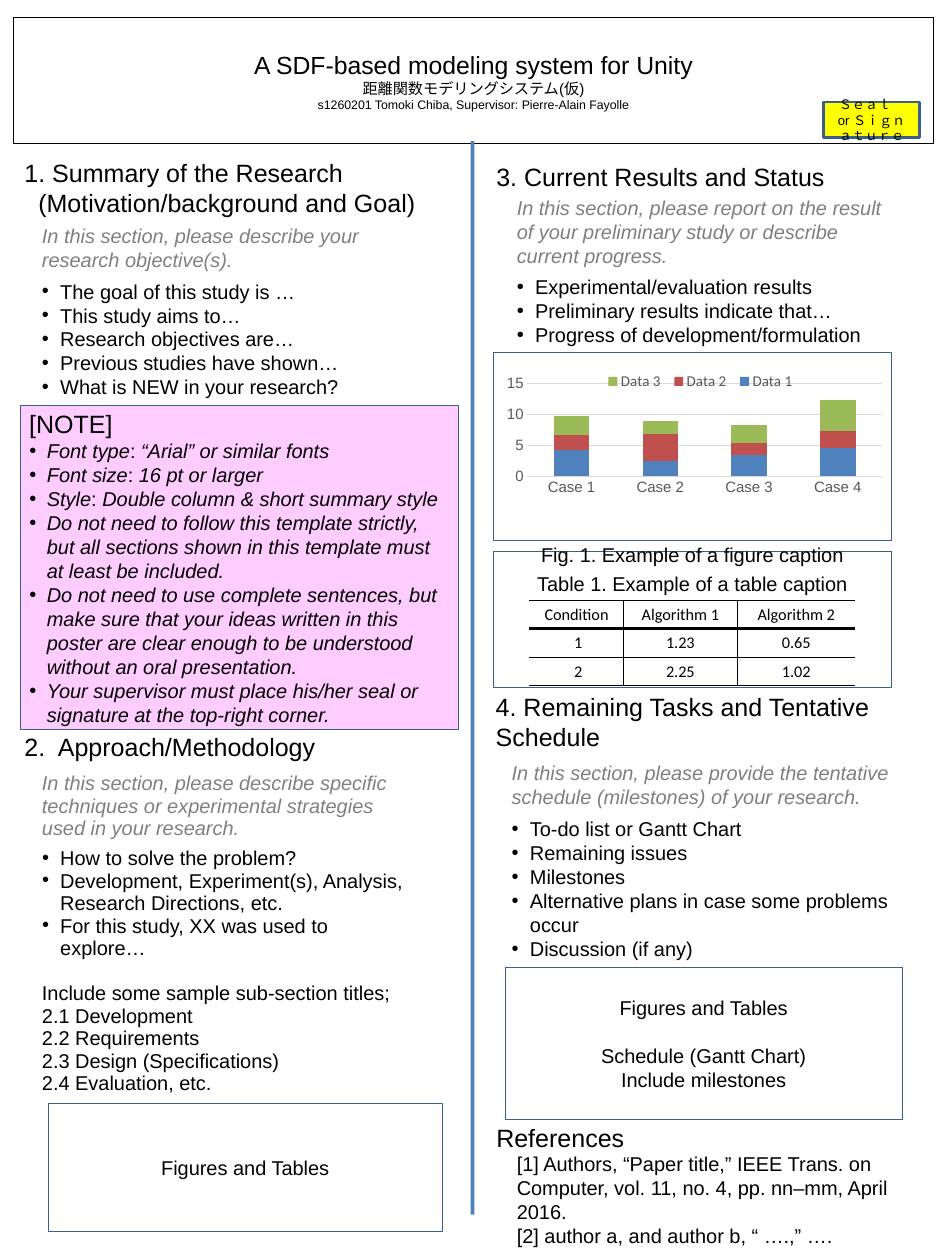
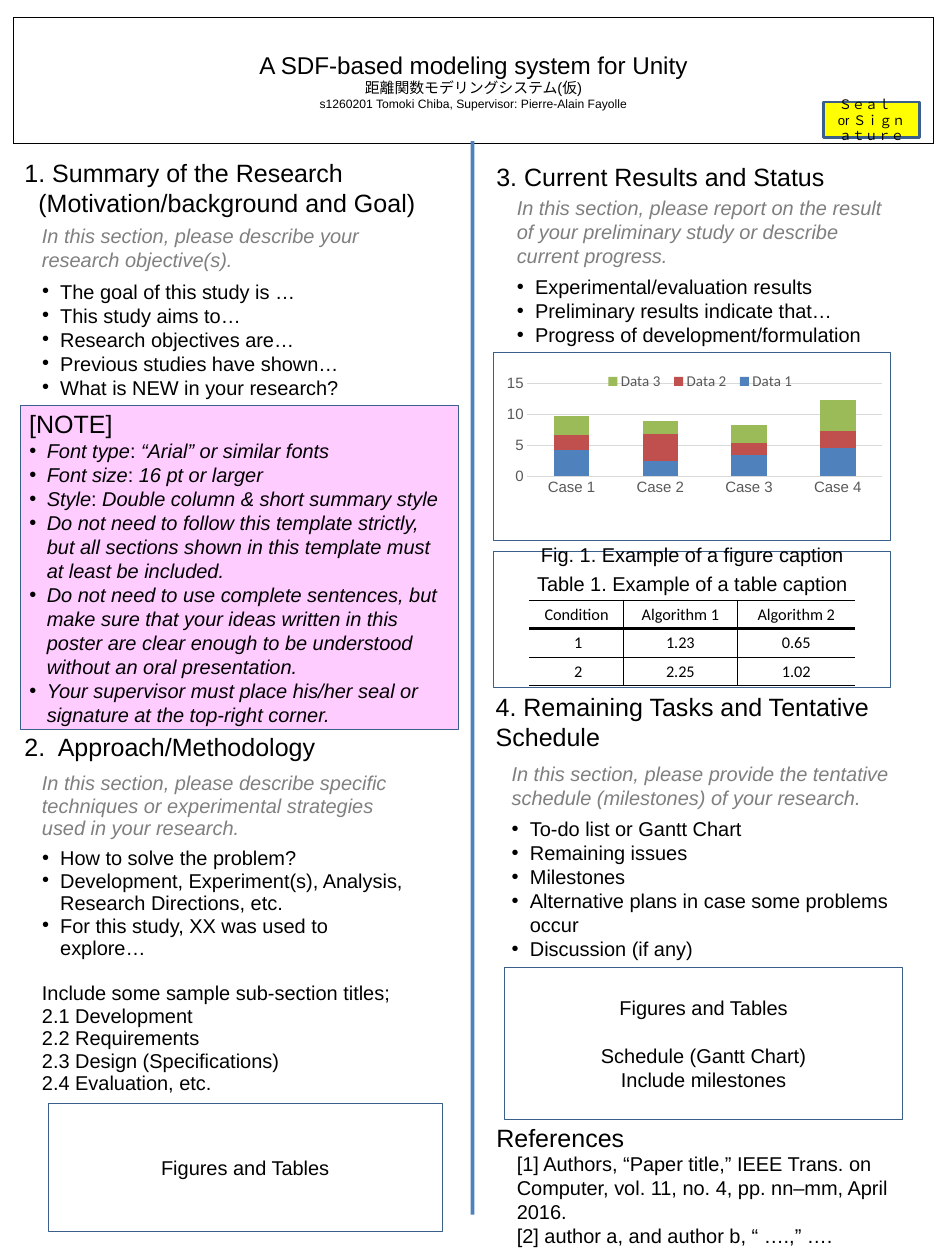
Before and after one commit to s1260201/SDF-Editor, a slide deck: slide 1 of poster.pptx. Drawn at 945x1260 pixels with LibreOffice and Linux fonts; fonts in the diff are those of the drawing. Boxes give left, top, right and bottom in pixels: in the first picture for what was removed or moved away, otherwise in the second. Text is boxed around its words. In the diff, an @@ line names an element or a change of style, - is before the commit and + after.

```diff
--- a/poster.pptx
+++ b/poster.pptx
@@ rectangle "A SDF-based modeling system for ..." at (14,17,933,144): size 19.8 to 19.4 pt in "A SDF-based modeling system for Unity"; size 12.2 to 11.9 pt in "距離関数モデリングシステム(仮)"; size 9.9 to 9.7 pt in "s1260201 Tomoki Chiba, Supervisor: Pierre-Alain Fayolle" @@
```
Also in this commit, not shown: 1 slide added, 1 other file.
